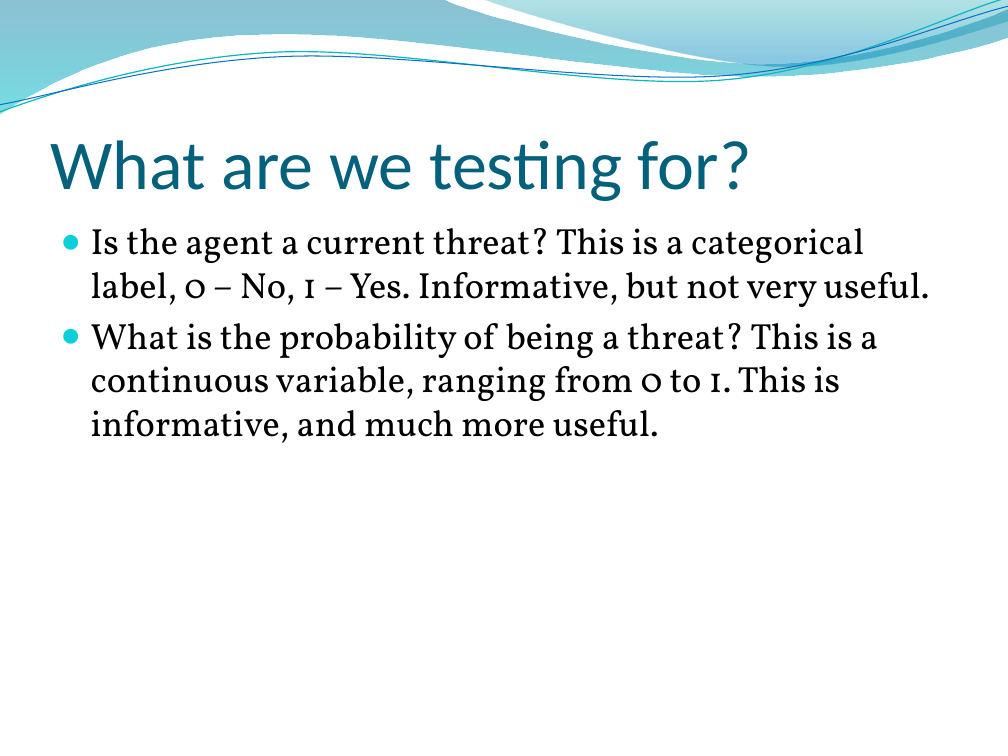
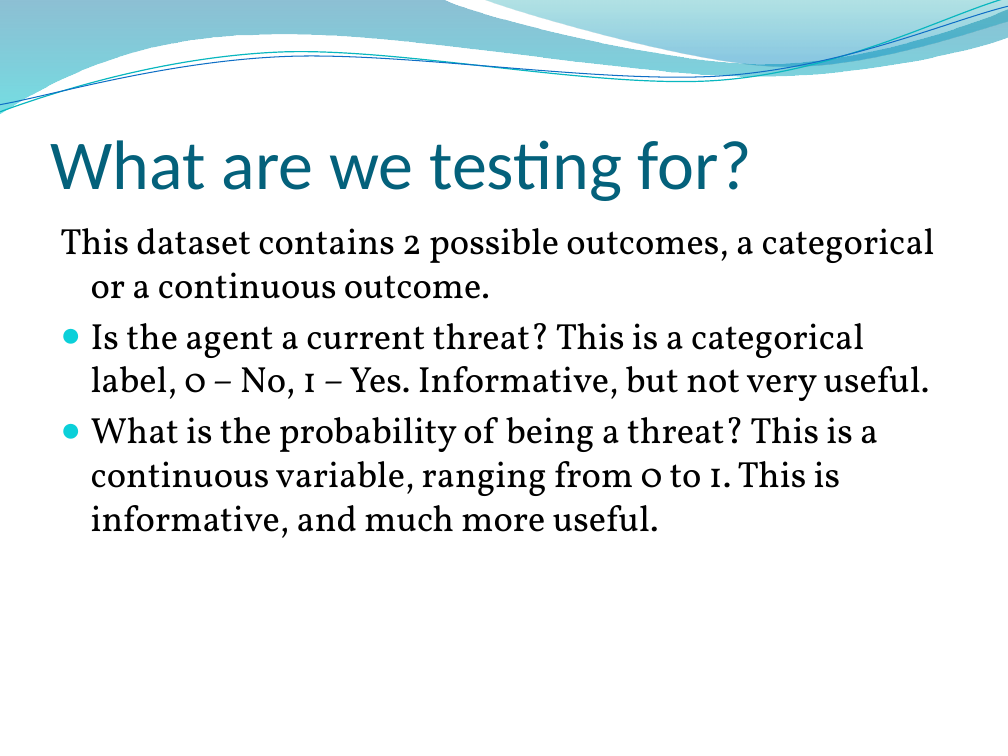
Before and after one commit to BlaHaws/Thinkful, a slide deck: slide 6 of CapstoneResearch/PredictingViolentThreat.pptx. Drawn at 1008x756 pixels with LibreOffice and Linux fonts; fonts in the diff are those of the drawing; background and template pictures are left out. Boxes give left, top, right and bottom in pixels: in the first picture for what was removed or moved away, otherwise in the second. Text is boxed around its words. In the diff, an @@ line names an element or a change of style, - is before the commit and + after.

```diff
--- a/CapstoneResearch/PredictingViolentThreat.pptx
+++ b/CapstoneResearch/PredictingViolentThreat.pptx
@@ text at bbox=[60, 228, 935, 299]: paragraph added @@
+This dataset contains 2 possible outcomes, a categorical or a continuous outcome.
```
Also in this commit, not shown: 3 other slides changed, 3 slides added.
